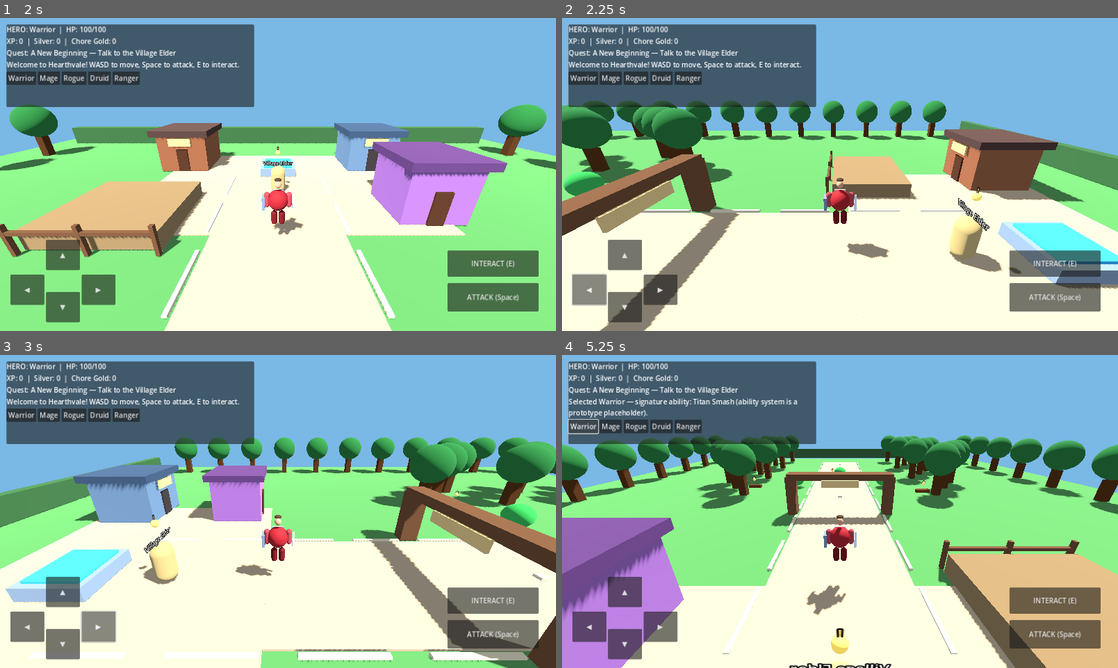
Above: before the commit, frames 1-4 (two rows, left to right).
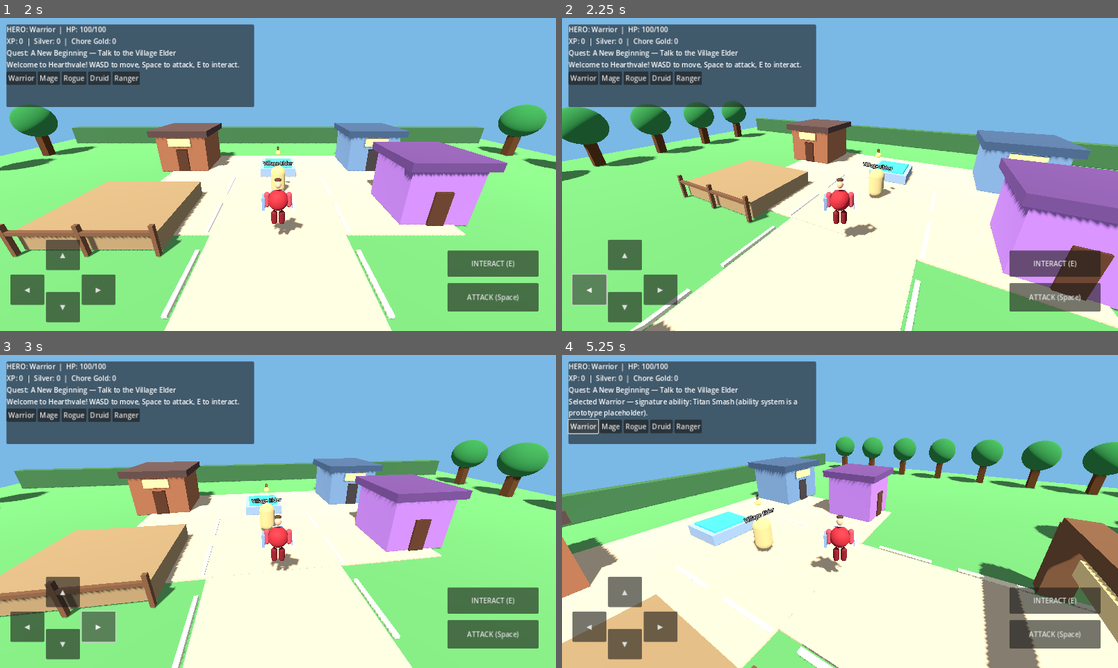
Above: after the commit, the same moments.

Repository: joeywhipple5-dot/Family-Quest
Game: Godot game, scene res://scenes/MainMenu.tscn
The game is run twice, just before and just after one commit, with the same random seed, the same clock (stepped at 60 frames per second) and the same inputs.
Inputs:
- Up to frame 1 (2 s): click "▶ PLAY" at 0.5 s; click "BEGIN ADVENTURE" at 1.25 s
- Up to frame 2 (2.25 s): click "◀" at 2 s
- Up to frame 3 (3 s): click "▶" at 2.75 s
- Up to frame 4 (5.25 s): click "▲" at 3.5 s; click "▼" at 4.25 s; click "Warrior" at 5 s

Frame 1 is identical in both runs. In frame 2, 46% of the frame differs, in the area x 0-100%, y 26-100%; in frame 3, 51%; in frame 4, 48%.

Commit message:
Refactor player movement and touch controls

Diff:
--- a/player.gd
+++ b/player.gd
@@ -1,10 +1,19 @@
+
 extends CharacterBody3D
+
 var hero_class := "Warrior"
 var hero_gender := "male"
 var hp := 100
-var speed := 7.0
+
+# Movement tuning
+@export var speed := 7.0
+@export var acceleration := 18.0
+@export var braking := 24.0
+@export var turn_speed := 10.0
+
 var gravity := 20.0
 var camera_pivot: Node3D
+
 
 func _ready() -> void:
     var collision := CollisionShape3D.new()
@@ -13,51 +22,107 @@
     shape.height = 1.8
     collision.shape = shape
     add_child(collision)
-    # Use the same class/gender model builder as character selection so the chosen hero appears in-world.
-    var character_builder_script = preload("res://scripts/CharacterBuilder.gd")
-    var character_builder = character_builder_script.new()
-    var character_model: Node3D = character_builder.build_character(hero_class, hero_gender)
+
+    # Build the selected hero.
+    var builder_script = preload("res://scripts/CharacterBuilder.gd")
+    var builder = builder_script.new()
+    var character_model: Node3D = builder.build_character(
+        hero_class, hero_gender
+    )
     character_model.name = "VisibleHeroModel"
     add_child(character_model)
+
+    # Third-person camera.
     camera_pivot = Node3D.new()
-    camera_pivot.position = Vector3(0,1.3,0)
+    camera_pivot.position = Vector3(0, 1.3, 0)
     add_child(camera_pivot)
+
     var camera := Camera3D.new()
-    camera.position = Vector3(0,4.2,7.5)
-    camera.rotation_degrees = Vector3(-22,0,0)
+    camera.position = Vector3(0, 4.2, 7.5)
+    camera.rotation_degrees = Vector3(-22, 0, 0)
     camera.current = true
     camera_pivot.add_child(camera)
+
     _make_touch_controls()
 
+
 func _physics_process(delta: float) -> void:
-    var v := Vector2(Input.get_action_strength("move_right") - Input.get_action_strength("move_left"), Input.get_action_strength("move_back") - Input.get_action_strength("move_forward"))
-    if v.length() > 1.0:
-        v = v.normalized()
-    var dir := Vector3(v.x,0,v.y)
-    if dir.length() > 0.05:
-        velocity.x = dir.x * speed
-        velocity.z = dir.z * speed
-        look_at(global_position + dir, Vector3.UP)
-    else:
-        velocity.x = move_toward(velocity.x,0,speed*5*delta)
-        velocity.z = move_toward(velocity.z,0,speed*5*delta)
+    # Read the existing touchscreen and keyboard actions.
+    var input_dir := Vector2(
+        Input.get_action_strength("move_right")
+        - Input.get_action_strength("move_left"),
+        Input.get_action_strength("move_back")
+        - Input.get_action_strength("move_forward")
+    )
+
+    # Prevent diagonal movement from being faster.
+    if input_dir.length_squared() > 1.0:
+        input_dir = input_dir.normalized()
+
+    var direction := Vector3(input_dir.x, 0, input_dir.y)
+
+    # Smoothly accelerate and brake.
+    var horizontal_velocity := Vector2(velocity.x, velocity.z)
+    var target_velocity := Vector2(
+        direction.x * speed,
+        direction.z * speed
+    )
+
+    var movement_rate := braking
+    if direction.length_squared() > 0.001:
+        movement_rate = acceleration
+
+    horizontal_velocity = horizontal_velocity.move_toward(
+        target_velocity, movement_rate * delta
+    )
+
+    velocity.x = horizontal_velocity.x
+    velocity.z = horizontal_velocity.y
+
+    # Turn gradually toward the movement direction.
+    if direction.length_squared() > 0.001:
+        var target_yaw := atan2(-direction.x, -direction.z)
+        rotation.y = lerp_angle(
+            rotation.y,
+            target_yaw,
+            minf(turn_speed * delta, 1.0)
+        )
+
+    # Gravity and ground handling.
     if not is_on_floor():
         velocity.y -= gravity * delta
+    elif velocity.y < 0.0:
+        velocity.y = 0.0
+
     move_and_slide()
+
 
 func _make_touch_controls() -> void:
     var layer := CanvasLayer.new()
     add_child(layer)
-    _touch_button(layer,"◀",Vector2(24,590),"move_left")
-    _touch_button(layer,"▶",Vector2(188,590),"move_right")
-    _touch_button(layer,"▲",Vector2(106,510),"move_forward")
-    _touch_button(layer,"▼",Vector2(106,630),"move_back")
 
-func _touch_button(layer: CanvasLayer, label: String, pos: Vector2, action: String) -> void:
-    var b := Button.new()
-    b.text = label
-    b.position = pos
-    b.size = Vector2(78,70)
-    b.button_down.connect(func(): Input.action_press(action))
-    b.button_up.connect(func(): Input.action_release(action))
-    layer.add_child(b)
+    _touch_button(layer, "◀", Vector2(24, 590), "move_left")
+    _touch_button(layer, "▶", Vector2(188, 590), "move_right")
+    _touch_button(layer, "▲", Vector2(106, 510), "move_forward")
+    _touch_button(layer, "▼", Vector2(106, 630), "move_back")
+
+
+func _touch_button(
+    layer: CanvasLayer,
+    label: String,
+    pos: Vector2,
+    action: String
+) -> void:
+    var button := Button.new()
+    button.text = label
+    button.position = pos
+    button.size = Vector2(78, 70)
+
+    button.button_down.connect(
+        func(): Input.action_press(action)
+    )
+    button.button_up.connect(
+        func(): Input.action_release(action)
+    )
+
+    layer.add_child(button)
